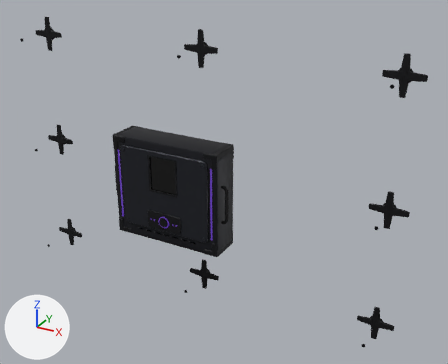
An edit to the glTF model gadgets/wall-fortification/wall-fortification-large.glb, drawn before and after from the same camera.
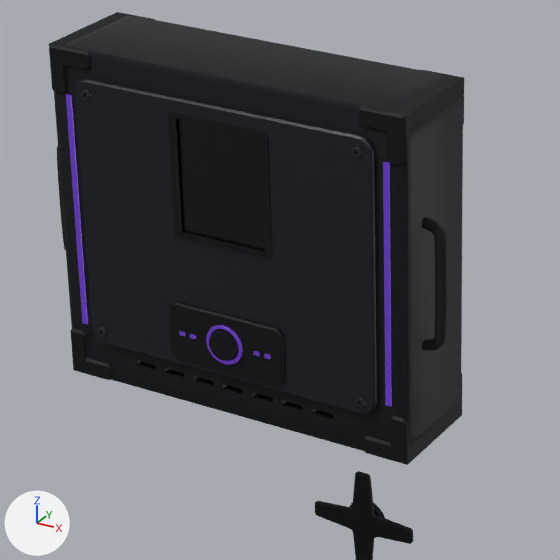
Each version is shown whole from a 50 mm lens placed at (2.145, -3.313, 2.735), pointed at (0.236, 0.158, 1.0), then close up on the part from 22% to 58% of the width and 34% to 78% of the height. The axes (+X, +Y, +Z) are drawn at lower left. The lights are the same throughout. The first two pictures are the older version. Where no turn or scale is listed for an object, it has been applied to the vertices.

Objects in the first close-up: 'confirm_cap', 'confirm_ring', 'control_plate', 'control_screen', 'control_screen_frame', 'core_bezel', 'core_corner_caps', 'core_housing', 'core_led', 'handle_right', 'star_plate.008', 'status_pips' and 2 more.
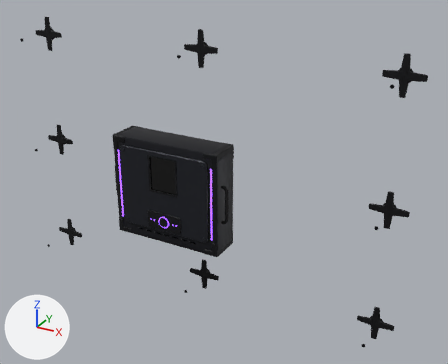
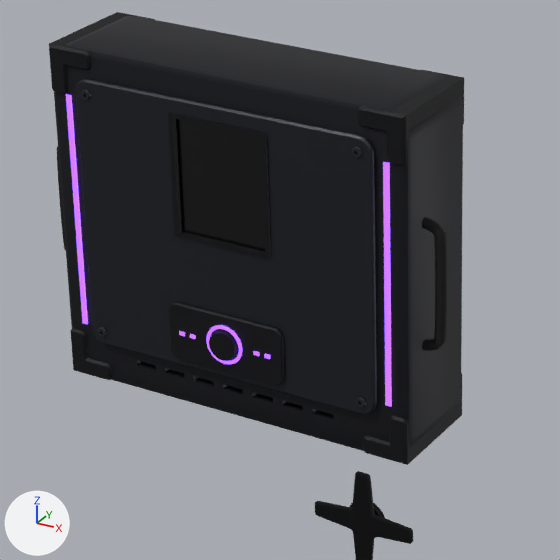
Changed parts and their boxes (x1, y1, x2, y2) in the close-ups (560 x 560 px):
'core_led', surface changed
    both: (66, 94, 392, 407)
'confirm_ring', surface changed (lighter)
    both: (206, 325, 243, 364)
'status_pips', surface changed
    both: (179, 331, 270, 359)

Edits to the bpy script that builds the scene:
```text
Change mat_led_purple:
    mat_led_purple.emission_strength: 0.35 -> 2.6
```
